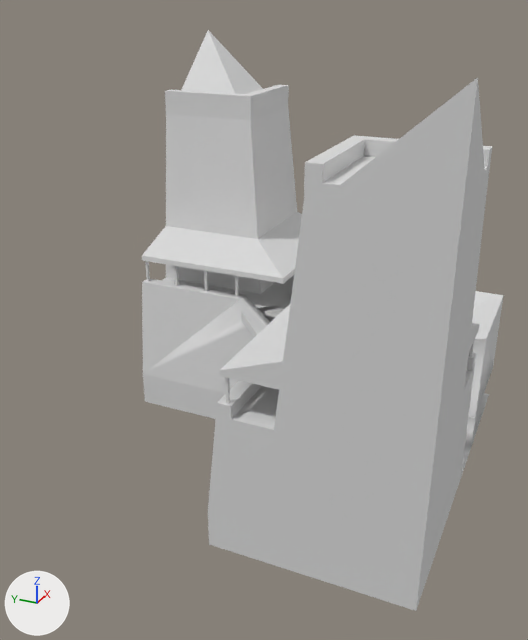
A saved change to the OBJ model assets/stl_export/2c2c.obj.
One viewpoint serves both versions: a camera (50 mm lens) standing at (-50.9, -20.5, 33.4) and looking at (-2.6, 1.3, 9.3). Every picture has the same lights, and +X, +Y and +Z are marked at lower left. The older version comes first. Where no turn or scale is listed for an object, it has been applied to the vertices. Vertices at exactly the same position are counted once.

In view in the first picture: '2c2c'.
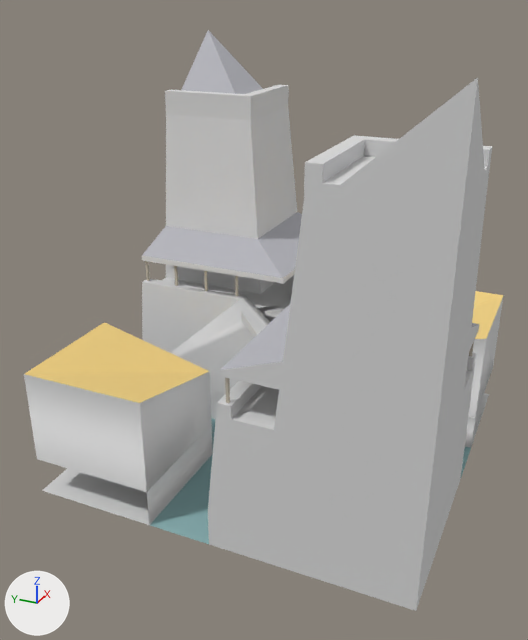
Where the change shows, as pixel boxes (x1, y1, x2, y2) in the pictures (528 x 640 px):
'2c2c', reshaped (33% wider)
    before: (142, 30, 504, 611)
    after: (24, 30, 504, 611)
part 1 of me_2c2c, built on
    before: (143, 278, 476, 390)
    after: (24, 278, 476, 544)
part 2 of me_2c2c, recoloured
    both: (142, 30, 479, 370)
part 3 of me_2c2c, recoloured
    both: (145, 261, 474, 403)
part 4 of me_2c2c, recoloured
    both: (461, 446, 471, 476)
part 5 of me_2c2c, recoloured (light grey to yellow)
    both: (472, 291, 504, 339)

The edits, one by one:
Material 'straw' (mat_straw) is new.
Its base color is (0.569, 0.514, 0.42) (light grey #c7bead).
Its roughness is 1.0.
Material 'Material' (mat_material) is new.
Its base color is (0.878, 0.639, 0.224) (yellow #f1d182).
Its roughness is 1.0.
Material 'castleRoof' (mat_castleroof) is new.
Its base color is (0.471, 0.471, 0.51) (grey #b7b7bd).
Its roughness is 1.0.
Material 'water' (mat_water) is new.
Its base color is (0.247, 0.427, 0.439) (greyish cyan #88afb1).
Its roughness is 1.0.
me_2c2c is used by ob_2c2c; location (0.0, 0.0, 0.0).
me_2c2c had 277 vertices, 514 faces and spanned x -15.0..15.0, y -15.0..15.0, z -3.0..29.6.
me_2c2c now has 293 vertices, 548 faces and spans x -15.0..15.0, y -15.0..15.0, z -3.0..29.6.
Part 1, on me_2c2c:
10 faces are deleted.
11 vertices are added at x -15.0..-5.0, y 5.0..15.0, z -3.0..7.5.
5 new vertices lie (10.0, 0.0, 0.0) away from vertices in x -15.0, y 5.0..15.0, z -3.0..7.5.
36 new faces join them, mat_default (light grey #dadada).
4 new faces join them, mat_water (greyish cyan #88afb1).
4 new faces join them, mat_material (yellow #f1d182).
me_2c2c part 2: 12 faces spanning x -15.0..15.0, y -15.0..15.0, z 11.4..29.6 switch from mat_default (light grey #dadada) to mat_castleroof (grey #b7b7bd).
me_2c2c part 3: 192 faces spanning x -14.7..14.7, y -14.8..14.8, z 9.0..11.0 switch from mat_default (light grey #dadada) to mat_straw (light grey #c7bead).
me_2c2c part 4: 4 faces spanning x 0.0..15.0, y -15.0..0.0, z -3.0 switch from mat_default (light grey #dadada) to mat_water (greyish cyan #88afb1).
me_2c2c part 5: 4 faces spanning x 5.0..15.0, y -15.0..-5.0, z 5.0..7.5 switch from mat_default (light grey #dadada) to mat_material (yellow #f1d182).
Other edits to the shape of me_2c2c do not show in these pictures.
